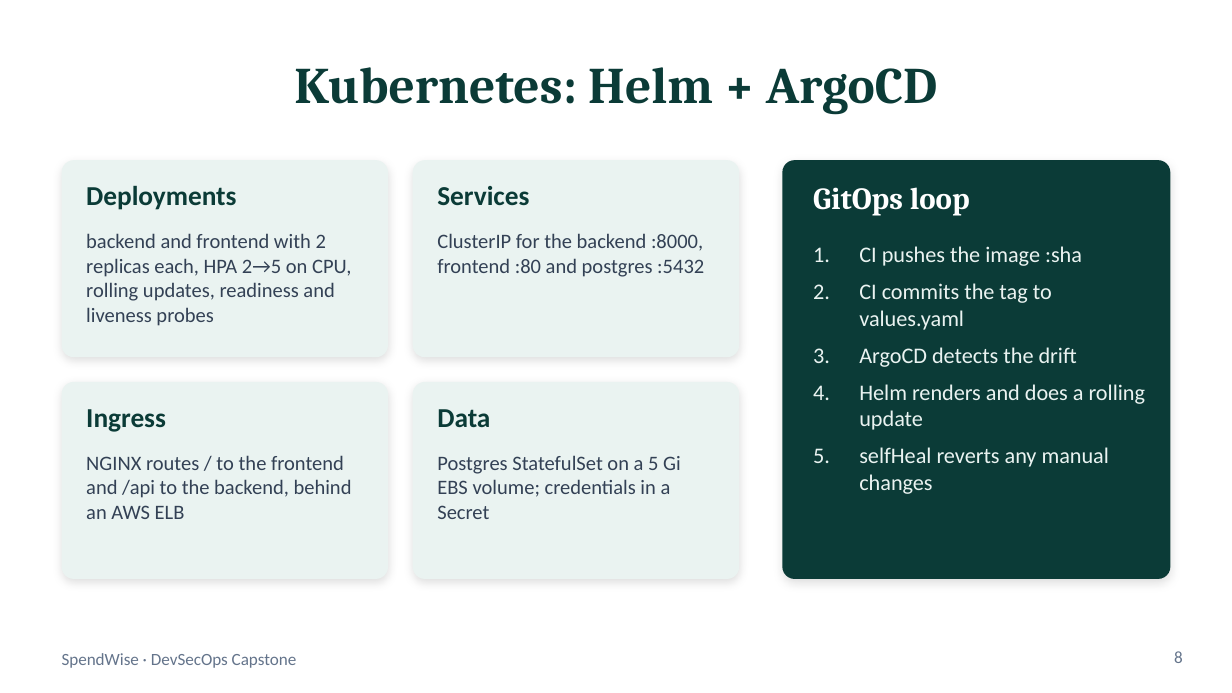
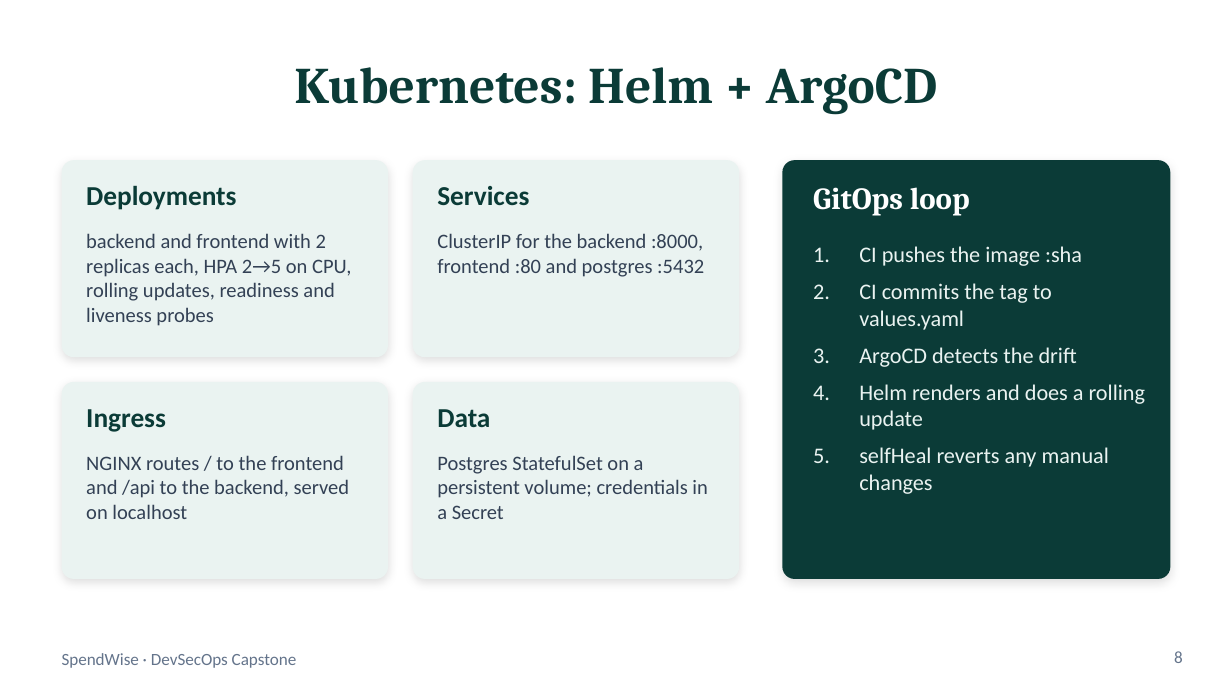
Before and after one commit to PiyushhBansal/spendwise, a slide deck: slide 8 of demo/SpendWise-Presentation.pptx. Drawn at 1232x693 pixels with LibreOffice and Linux fonts; fonts in the diff are those of the drawing. Boxes give left, top, right and bottom in pixels: in the first picture for what was removed or moved away, otherwise in the second. Text is boxed around its words. In the diff, an @@ line names an element or a change of style, - is before the commit and + after.

Commit message:
docs(demo): add PDF slide deck and update slides and video script for local cluster

```diff
--- a/demo/SpendWise-Presentation.pptx
+++ b/demo/SpendWise-Presentation.pptx
@@ text at bbox=[86, 455, 350, 519]: text changed @@
-NGINX routes / to the frontend and /api to the backend, behind an AWS ELB
+NGINX routes / to the frontend and /api to the backend, served on localhost
@@ text at bbox=[437, 455, 707, 519]: text changed @@
-Postgres StatefulSet on a 5 Gi EBS volume; credentials in a Secret
+Postgres StatefulSet on a persistent volume; credentials in a Secret
```
Also in this commit, not shown: 6 other slides changed, 1 slide added, 1 slide removed, 2 other files.
